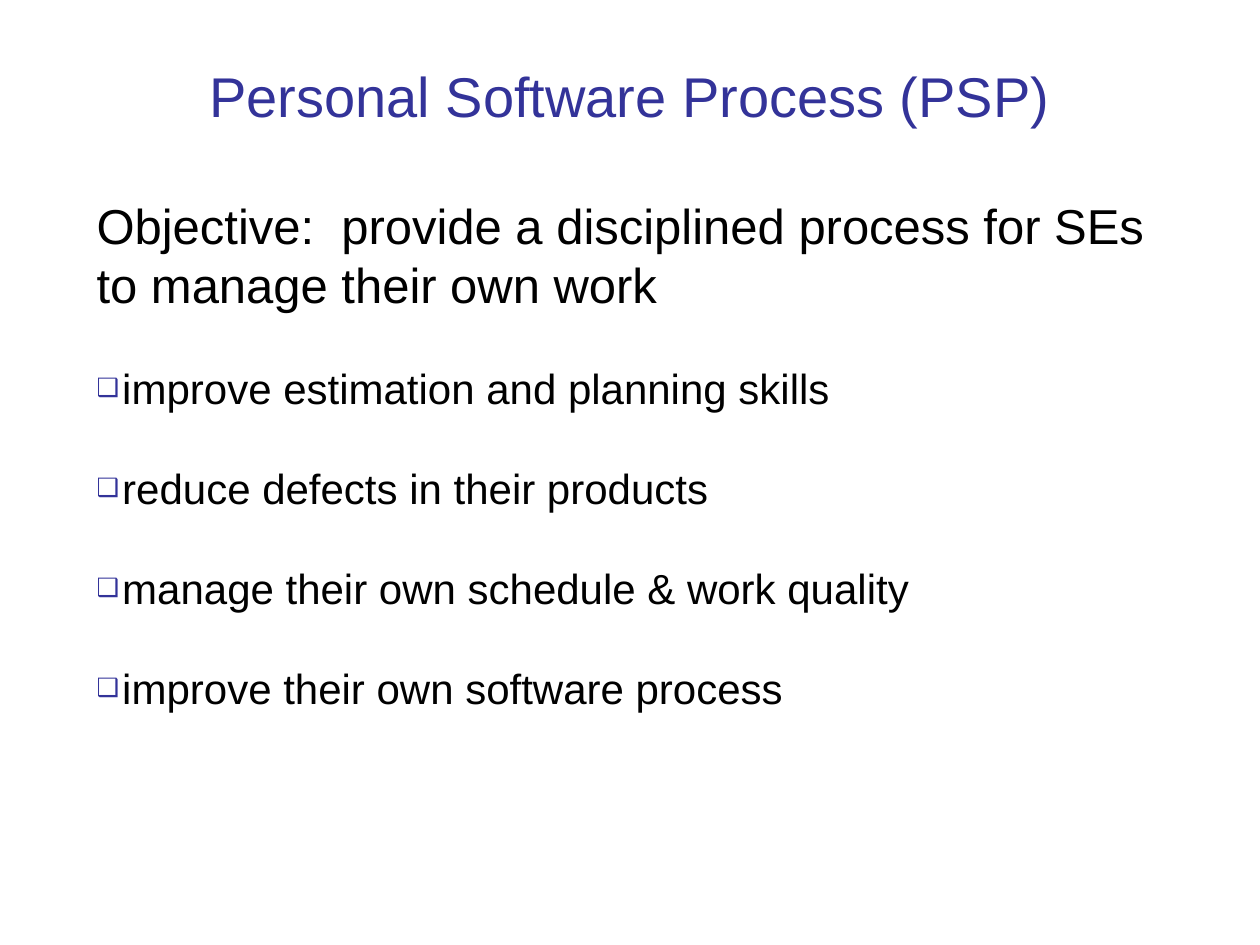
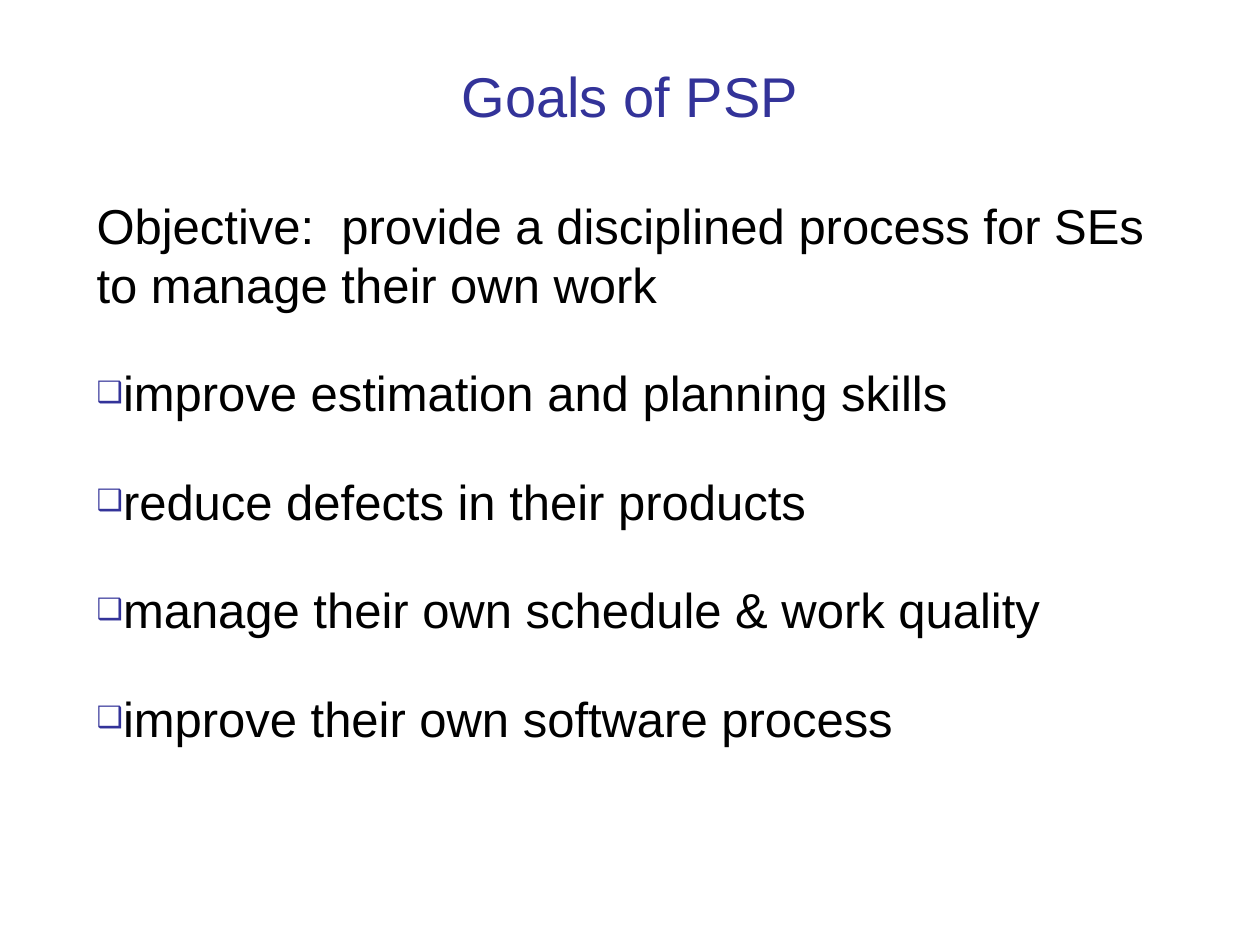
Before and after one commit to cpske/ISP, a slide deck: slide 47 of software-process/Introduction-software-process.ppt (slide 44 before the commit). Drawn at 1260x945 pixels with LibreOffice and Linux fonts; fonts in the diff are those of the drawing. Boxes give left, top, right and bottom in pixels: in the first picture for what was removed or moved away, otherwise in the second. Text is boxed around its words. In the diff, an @@ line names an element or a change of style, - is before the commit and + after.

```diff
--- a/software-process/Introduction-software-process.ppt
+++ b/software-process/Introduction-software-process.ppt
@@ title at box(462, 76, 798, 118): text changed @@
-Personal Software Process (PSP)
+Goals of PSP
@@ text "Objective: provide a disciplined process ..." at box(97, 208, 1144, 747): size 24 to 28 pt in "improve estimation and planning skills", "reduce defects in their products", "manage their own schedule & work quality", "improve their own software process" @@
```
Also in this commit, not shown: 12 other slides changed, 2 slides added, 10 other files.
